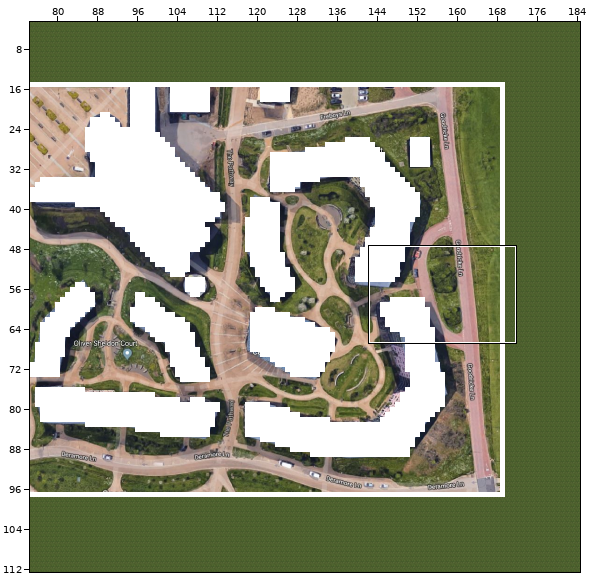
An edit to a level. Tiled map, core/assets/map.tmx. The first picture is a wide view before the edit; the outline marks the close-up.
Close-up. Before the commit:
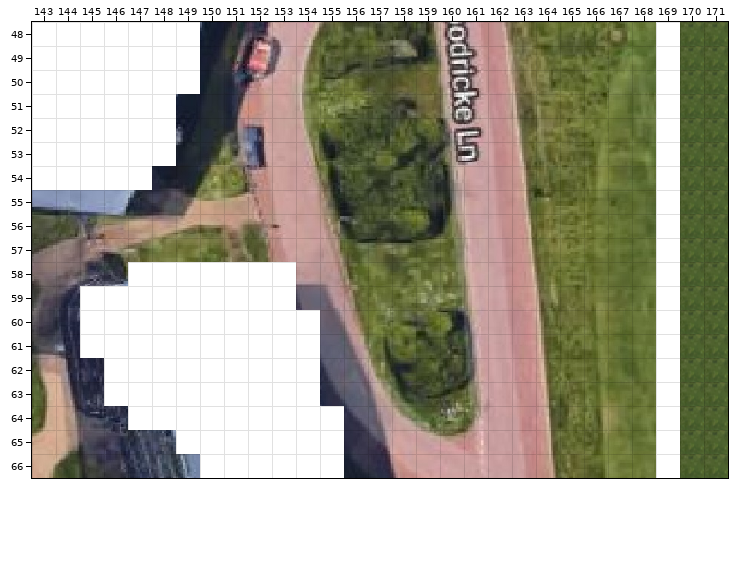
Cells are 32x32 px. Shown: x 143..171, y 48..66. The commit also changed other parts of the map, which this record leaves out.
After:
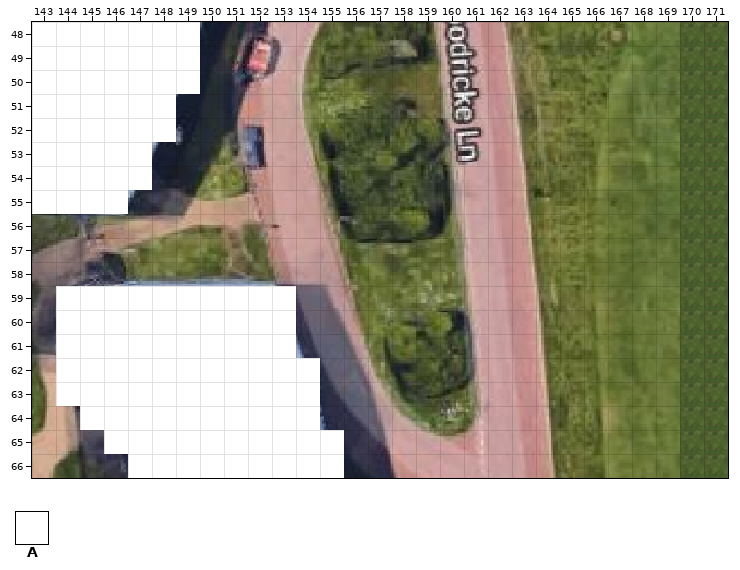
Key: from "test": A 0.
_ is an empty cell, . an unchanged one.
Edits made:
--- layer "Tile Layer 1"
@@ x 143..169 @@
-48 ..........................A
-49 ..........................A
-50 ..........................A
-51 ..........................A
-52 ..........................A
-53 .....A....................A
-54 ..........................A
-55 ____......................A
-56 ..........................A
-57 ..........................A
-58 ....AAAAAAA...............A
-59 ._........................A
-60 ._.........A..............A
-61 ._.........A..............A
-62 .__.......................A
-63 .__.......................A
-64 ..__........A.............A
-65 ...___....................A
-66 ....___...................A
+48 .........................._
+49 .........................._
+50 .........................._
+51 .........................._
+52 .........................._
+53 ....._...................._
+54 .........................._
+55 AAAA......................_
+56 .........................._
+57 .........................._
+58 ...._______..............._
+59 .A........................_
+60 .A........._.............._
+61 .A........._.............._
+62 .AA......................._
+63 .AA......................._
+64 ..AA........_............._
+65 ...AAA...................._
+66 ....AAA..................._
Changed places in both close-ups, as pixel boxes (x1, y1, x2, y2):
removed: (656, 22, 680, 478)
removed: (152, 142, 176, 166)
added: (32, 190, 128, 214)
removed: (128, 262, 296, 286)
added: (56, 286, 200, 478)
removed: (296, 310, 320, 358)
removed: (320, 406, 344, 430)
